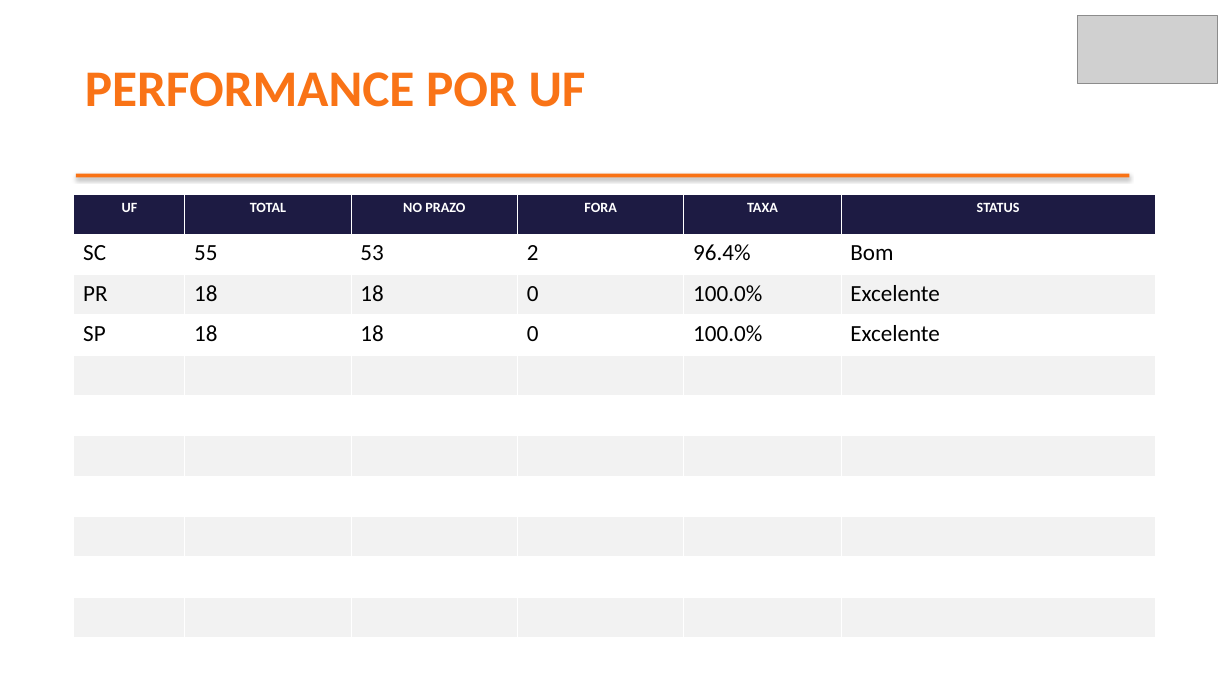
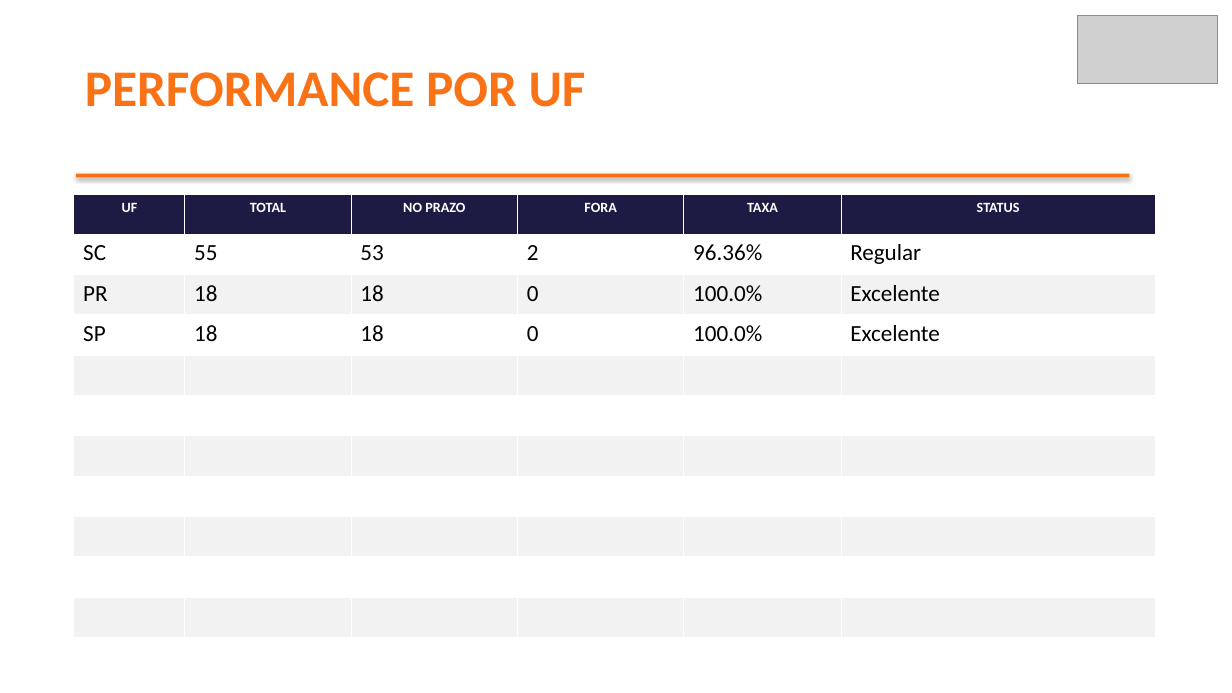
Before and after one commit to brendaelicia-sketch/PortoEX, a slide deck: slide 5 of pptx/maio_2026/IGP_-_CLINI_COMERCIO_IMPORTAC.pptx. Drawn at 1232x693 pixels with LibreOffice and Linux fonts; fonts in the diff are those of the drawing; grey boxes stand for pictures. Boxes give left, top, right and bottom in pixels: in the first picture for what was removed or moved away, otherwise in the second. Text is boxed around its words. In the diff, an @@ line names an element or a change of style, - is before the commit and + after.

```diff
--- a/pptx/maio_2026/IGP_-_CLINI_COMERCIO_IMPORTAC.pptx
+++ b/pptx/maio_2026/IGP_-_CLINI_COMERCIO_IMPORTAC.pptx
@@ table at [74,194,1155,638] @@
-row 2, column 5: 96.4%
+row 2, column 5: 96.36%
-row 2, column 6: Bom
+row 2, column 6: Regular
```
Also in this commit, not shown: 4 other slides changed, 1 slide added, 1 slide removed.
